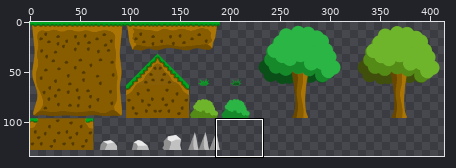
File history of a sprite sheet, src/worlds/level3/grasstiles.png. The picture above shows the old version from afar; the outline marks the close-up.
Close-up. Earlier state:
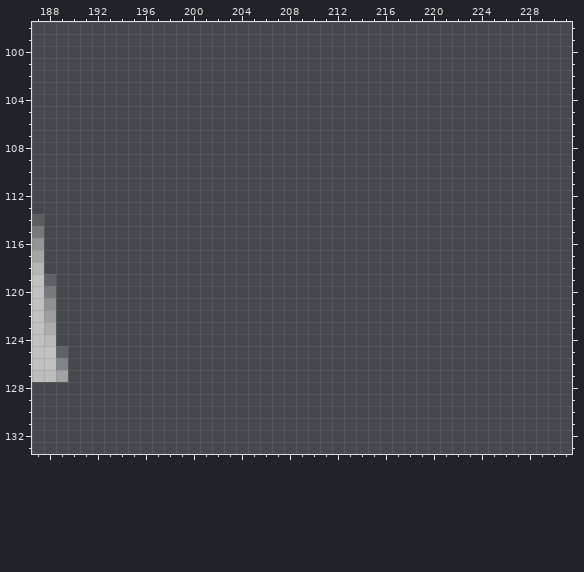
The file is 416x192 pixels. Pixels under 10% opacity are left out. Colours within 5 levels of each other are drawn and written as one. Shown: x 187..231, y 98..133. The wide view leaves out empty margins.
Now the later version:
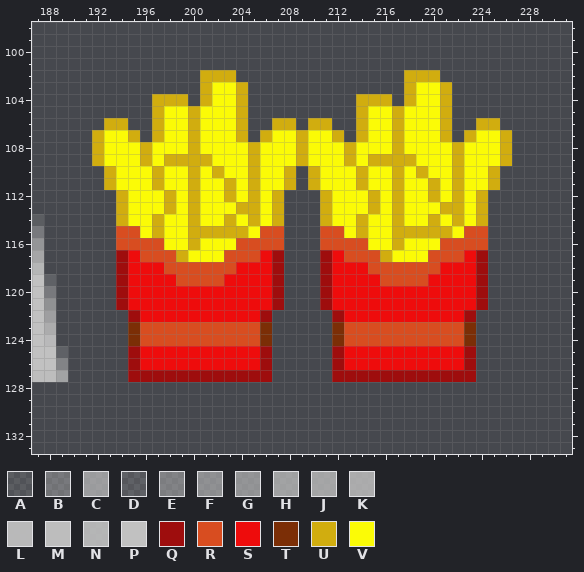
Palette (. is transparent): A #bfbfbf2c  B #bfbfbf69  C #bfbfbfb9  D #c0c0c035  E #c0c0c07e  F #c0c0c09b  G #c0c0c0a4  H #c0c0c0c1  J #c0c0c0c8  K #c0c0c0d5  L #c0c0c0f1  M #c0c0c0f9  N #c1c1c1e7  P #c1c1c1  Q #9e0d0d  R #d84d20  S #ee0c0c  T #7b2e06  U #d1ad0f  V #fbfb06
Commit message: Junk food in Level3
Difference:
@@ x 187..231 @@
 101 .............................................
-102 .............................................
-103 .............................................
-104 .............................................
-105 .............................................
-106 .............................................
-107 .............................................
-108 .............................................
-109 .............................................
-110 .............................................
-111 .............................................
-112 .............................................
-113 .............................................
-114 A............................................
-115 B............................................
-116 G............................................
-117 J............................................
-118 N............................................
-119 PD...........................................
-120 PB...........................................
-121 PF...........................................
-122 PC...........................................
-123 PK...........................................
-124 PL...........................................
-125 PPD..........................................
-126 PPE..........................................
-127 MMH..........................................
+102 ..............UUU..............UUU...........
+103 ..............UVVU.............UVVU..........
+104 ..........UUU.UVVU.........UUU.UVVU..........
+105 ..........UVVUVVVU.........UVVUVVVU..........
+106 ......UU..UVVUVVVU..UU.UU..UVVUVVVU..UU......
+107 .....UVVU.UVVUVVVU.UVVUVVU.UVVUVVVU.UVVU.....
+108 .....UVVVUVVVUVVVVUVVVUVVVUVVVUVVVVUVVVU.....
+109 .....UVVVUVUUUUVVVUVVVUVVVUVUUUUVVVUVVVU.....
+110 ......UVVVUVVUVUVVUVVU.UVVVUVVUVUVVUVVU......
+111 ......UVVVUVVUVVUVUVVU.UVVVUVVUVVUVUVVU......
+112 .......UVVVUVUVVUVUVU...UVVVUVUVVUVUVU.......
+113 .......UVVVUVUVVVUUVU...UVVVUVUVVVUUVU.......
+114 A......UVVUVVUVVUVUVU...UVVUVVUVVUVUVU.......
+115 B......RRVUVVUUUUUVRR...RRVUVVUUUUUVRR.......
+116 G......RRRRVVUVVVRRRR...RRRRVVUVVVRRRR.......
+117 J......QSRRRUVVVRRRSQ...QSRRRUVVVRRRSQ.......
+118 N......QSSSRRRRRRSSSQ...QSSSRRRRRRSSSQ.......
+119 PD.....QSSSSRRRRSSSSQ...QSSSSRRRRSSSSQ.......
+120 PB.....QSSSSSSSSSSSSQ...QSSSSSSSSSSSSQ.......
+121 PF.....QSSSSSSSSSSSSQ...QSSSSSSSSSSSSQ.......
+122 PC......QSSSSSSSSSSQ.....QSSSSSSSSSSQ........
+123 PK......TRRRRRRRRRRT.....TRRRRRRRRRRT........
+124 PL......TRRRRRRRRRRT.....TRRRRRRRRRRT........
+125 PPD.....QSSSSSSSSSSQ.....QSSSSSSSSSSQ........
+126 PPE.....QSSSSSSSSSSQ.....QSSSSSSSSSSQ........
+127 MMH.....QQQQQQQQQQQQ.....QQQQQQQQQQQQ........
 128 .............................................
Changed places in both close-ups, as pixel boxes (x1, y1, x2, y2):
added: (92, 70, 512, 382)
